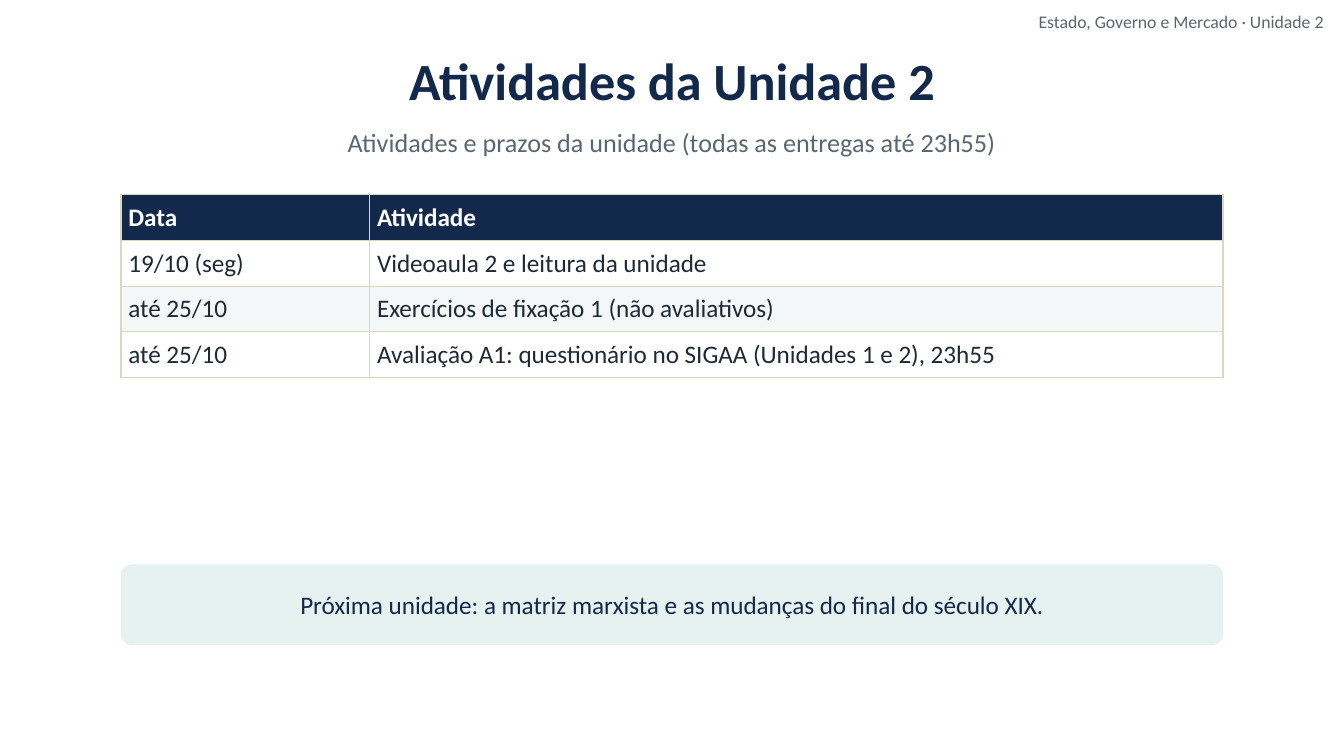
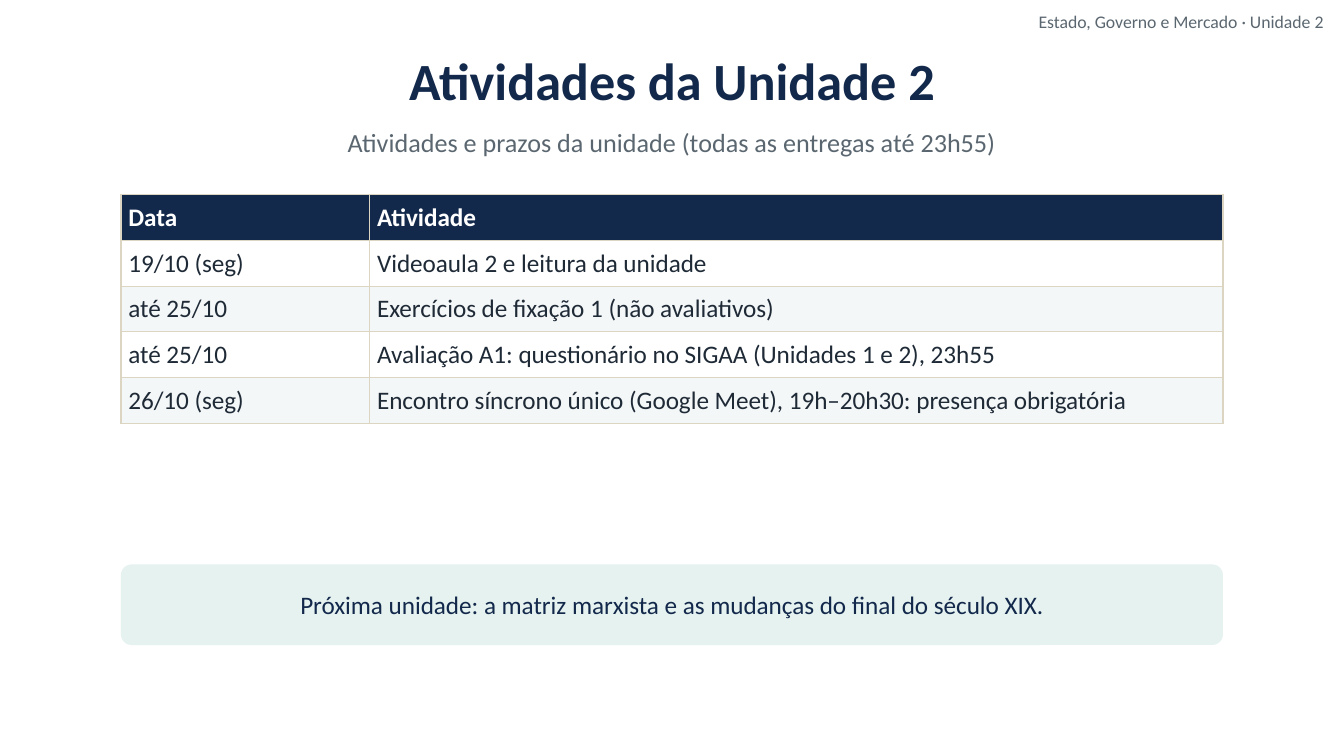
Before and after one commit to cleitonfranco74/gestao_publica, a slide deck: slide 19 of disciplina-01-estado-governo-mercado/materiais/02_Unidade_2_Pendulo_e_Matriz_Liberal.pptx. Drawn at 1344x756 pixels with LibreOffice and Linux fonts; fonts in the diff are those of the drawing; background and template pictures are left out. Boxes give left, top, right and bottom in pixels: in the first picture for what was removed or moved away, otherwise in the second. Text is boxed around its words. In the diff, an @@ line names an element or a change of style, - is before the commit and + after.

```diff
--- a/disciplina-01-estado-governo-mercado/materiais/02_Unidade_2_Pendulo_e_Matriz_Liberal.pptx
+++ b/disciplina-01-estado-governo-mercado/materiais/02_Unidade_2_Pendulo_e_Matriz_Liberal.pptx
@@ table at box(121, 195, 1223, 418) @@
+row 5: 26/10 (seg) | Encontro síncrono único (Google Meet), 19h–20h30: presença obrigatória
```
Also in this commit, not shown: 18 other files.
